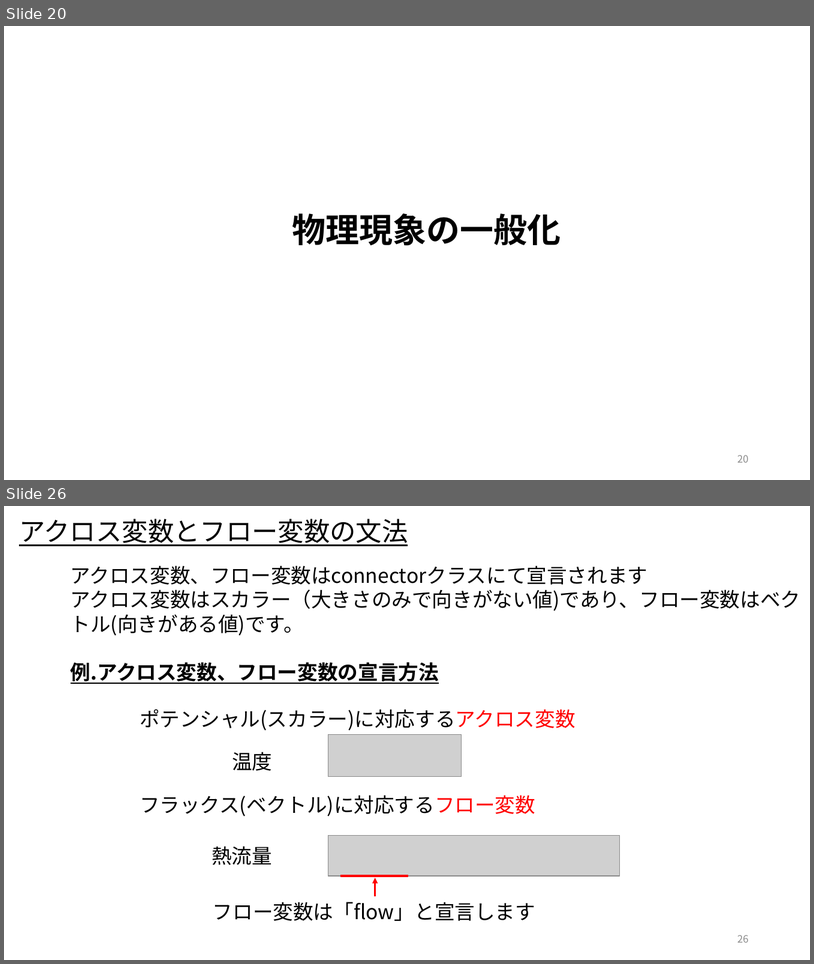
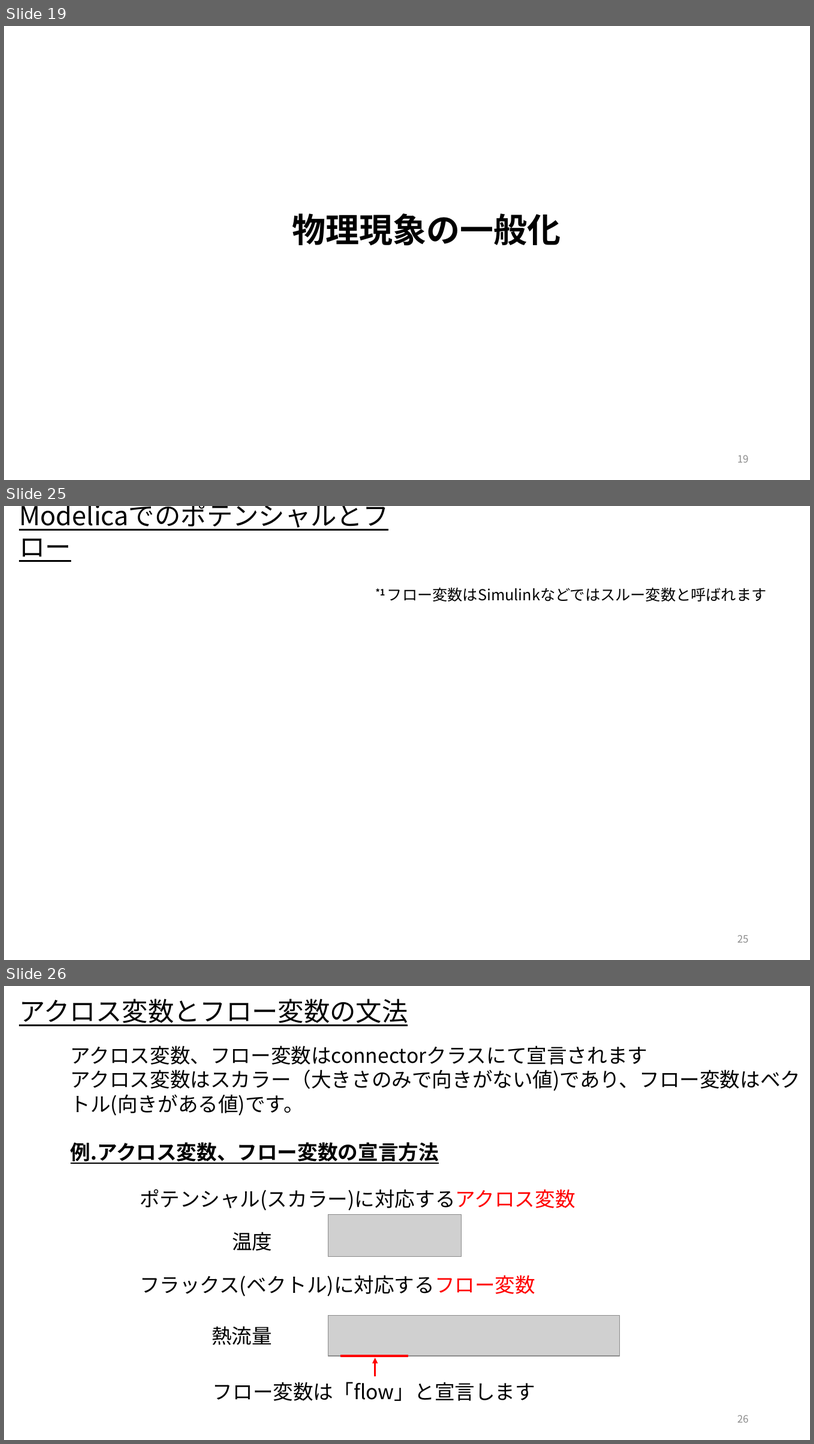
Before and after one commit to UedaShigenori/OpenModelica_Tutorials_Ja, a slide deck: Dev/7_PhysicsDomainModel/OpenModelica_Tutorials_7_PlantModel.pptx. Shown one above the other, each under a label of ours: slides 20 and 26 before the commit, slides 19, 25 and 26 after it; the slides between them are not shown. The pictures are 814x964 and 814x1444 pixels, drawn with LibreOffice and Linux fonts; fonts in the diff are those of the drawing; grey boxes stand for pictures. Boxes give left, top, right and bottom in pixels: in the first picture for what was removed or moved away, otherwise in the second. Text is boxed around its words. In the diff, an @@ line names an element or a change of style, - is before the commit and + after.

```diff
--- a/Dev/7_PhysicsDomainModel/OpenModelica_Tutorials_7_PlantModel.pptx
+++ b/Dev/7_PhysicsDomainModel/OpenModelica_Tutorials_7_PlantModel.pptx
@@ slide 25 added at [4, 506, 810, 960], background #FFFFFF @@
@@ text added at [16, 512, 400, 550], 31 pt, text #000000, underline @@
+Modelicaでのポテンシャルとフロー
@@ text added at [376, 587, 767, 601], 18 pt, text #000000 @@
+*1 フロー変数はSimulinkなどではスルー変数と呼ばれます
@@ page number added at [738, 934, 749, 942], 12 pt, text #8C8C8C @@
+25
@@ what was slide 20 is now slide 19 @@
@@ page number at [738, 454, 749, 462]: text changed @@
-20
+19
```
Also in this commit, not shown: 12 slides changed, 1 other slide added.
